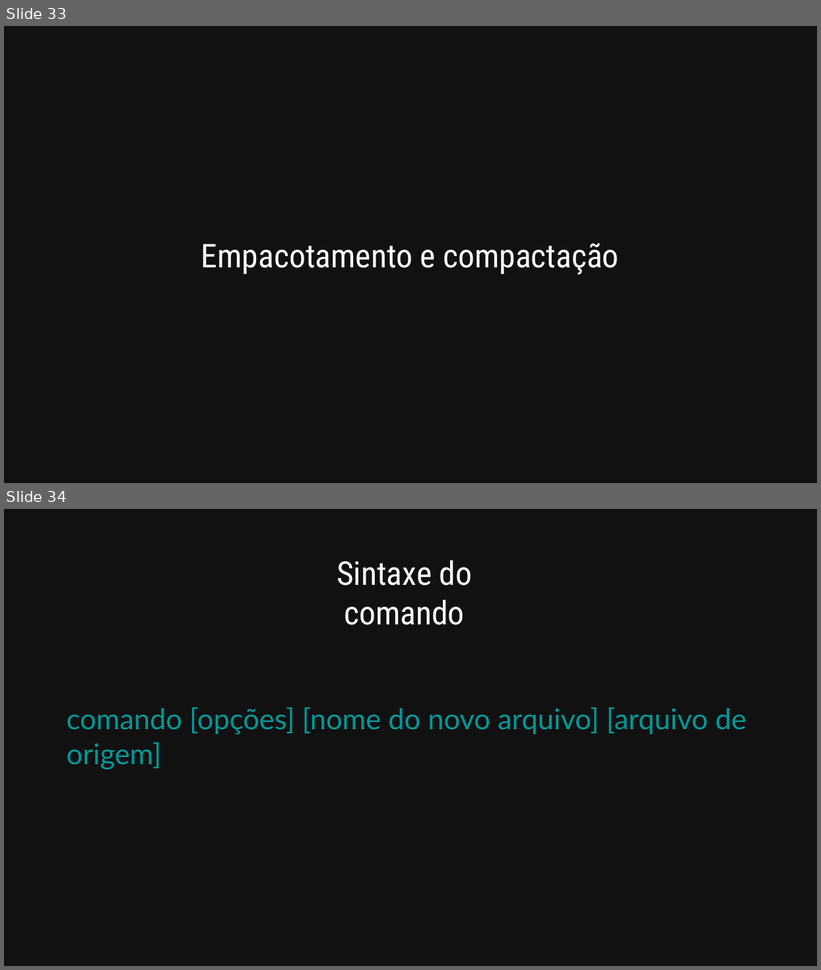
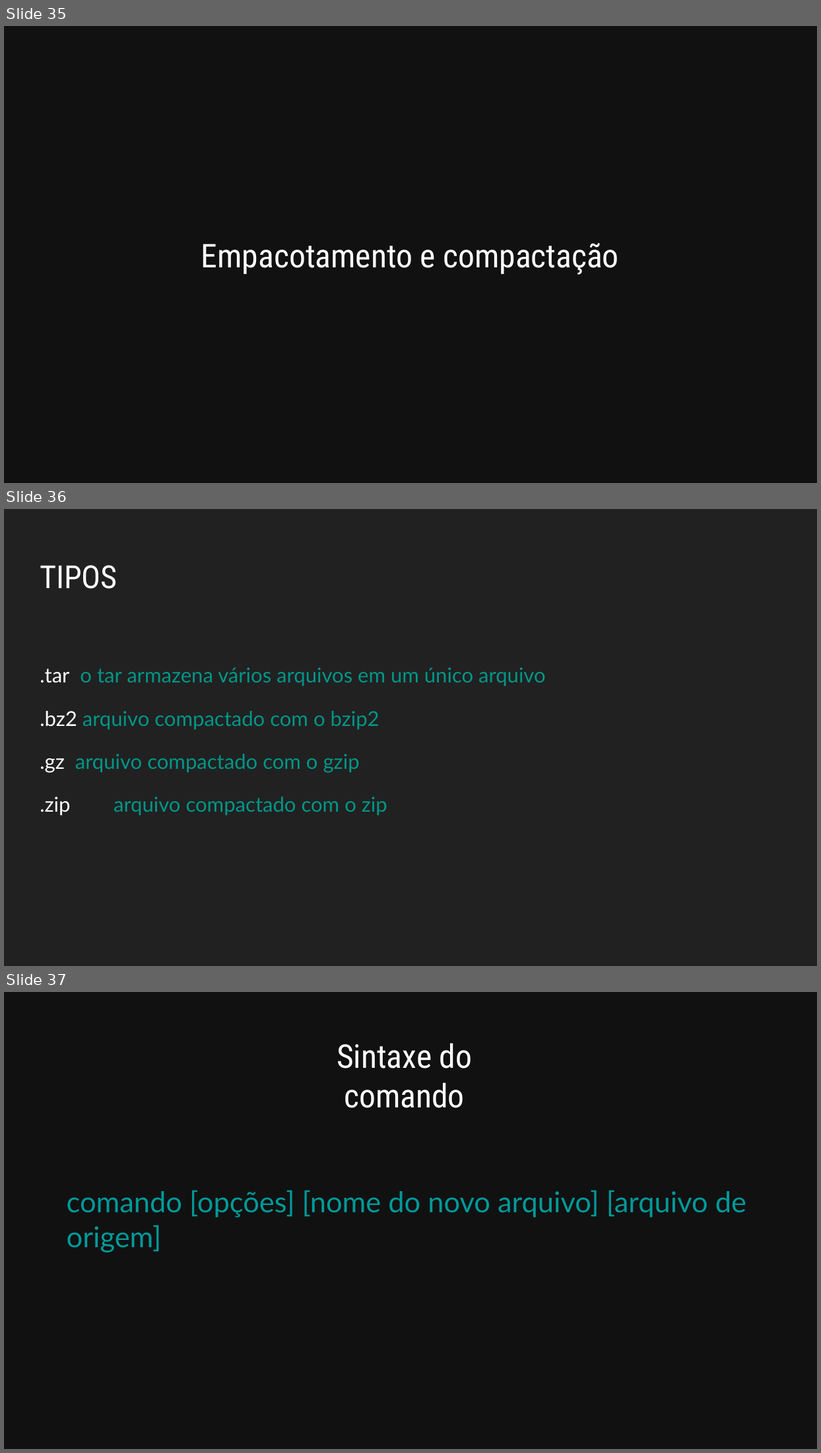
Before and after one commit to allythy/Palestras, a slide deck: Minicurso Do Terminal GNU-Linux ao Python/VI Workshop da Escola de Engenharias e TI.odp. Shown one above the other, each under a label of ours: slides 33 and 34 before the commit, slides 35, 36 and 37 after it. The pictures are 821x970 and 821x1453 pixels, drawn with LibreOffice and Linux fonts; fonts in the diff are those of the drawing. Boxes give left, top, right and bottom in pixels: in the first picture for what was removed or moved away, otherwise in the second. Text is boxed around its words. In the diff, an @@ line names an element or a change of style, - is before the commit and + after.

```diff
--- a/Minicurso Do Terminal GNU-Linux ao Python/VI Workshop da Escola de Engenharias e TI.odp
+++ b/Minicurso Do Terminal GNU-Linux ao Python/VI Workshop da Escola de Engenharias e TI.odp
@@ slide 36 added at (4, 509, 817, 966), background #212121 @@
@@ title added at (40, 565, 117, 589), 31 pt, text #FFFFFF @@
+TIPOS
@@ text added at (40, 667, 546, 816), 20 pt, text #009688 @@
+.tar o tar armazena vários arquivos em um único arquivo
+.bz2 arquivo compactado com o bzip2
+.gz arquivo compactado com o gzip
+.zip arquivo compactado com o zip
@@ what was slide 33 is now slide 35 @@
@@ what was slide 34 is now slide 37 @@
```
Also in this commit, not shown: 3 slides changed, 10 other slides added, 2 slides removed, 2 other files.
